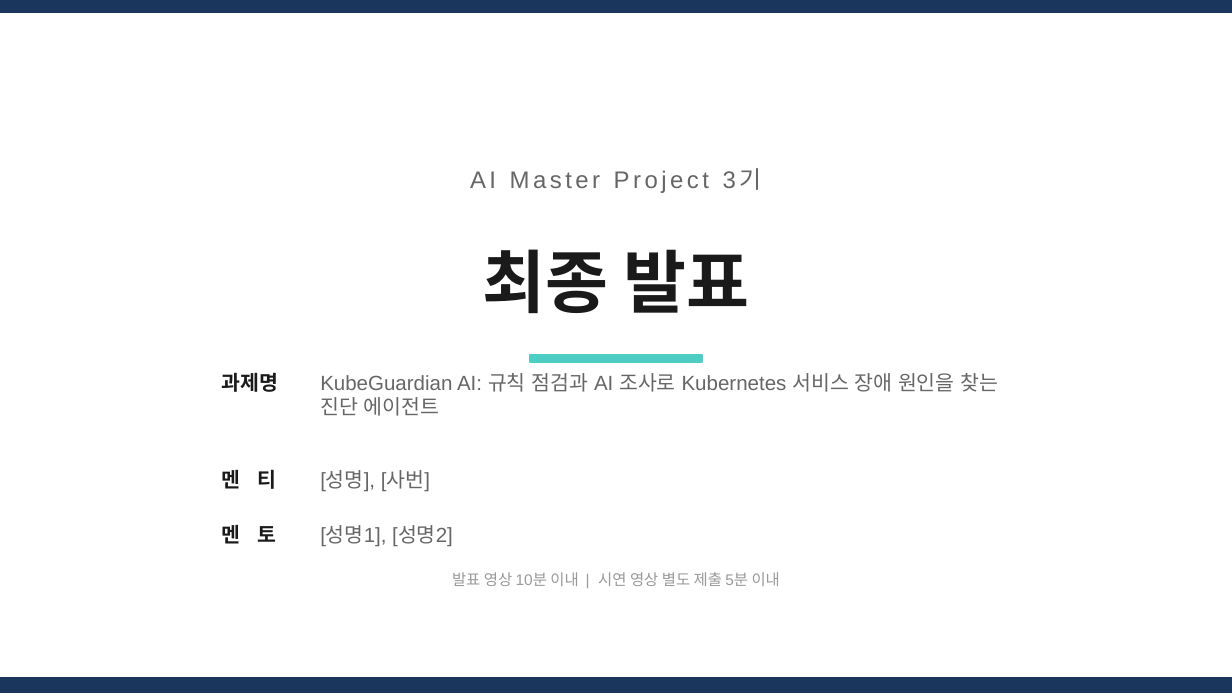
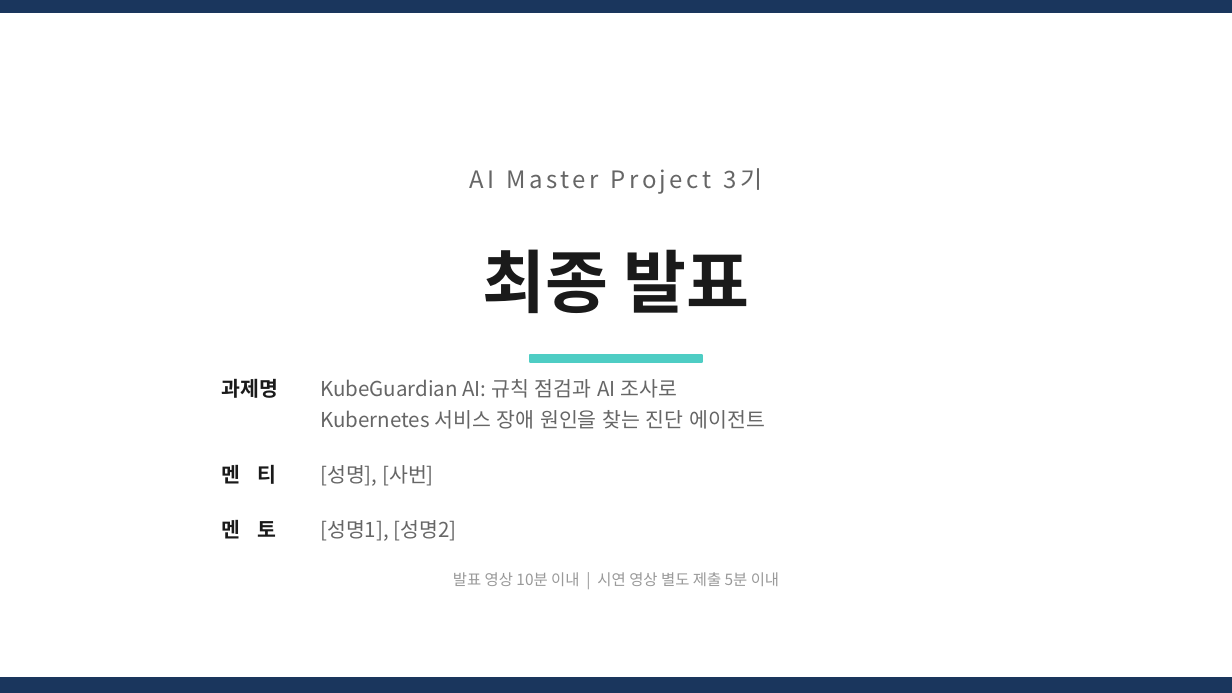
Before and after one commit to skax-jihyeryu/KubeGuardian, a slide deck: slide 1 of docs/산출물/AI_Master_Project_최종발표_멘티명_사번.pptx. Drawn at 1232x693 pixels with LibreOffice and Linux fonts; fonts in the diff are those of the drawing. Boxes give left, top, right and bottom in pixels: in the first picture for what was removed or moved away, otherwise in the second. Text is boxed around its words. In the diff, an @@ line names an element or a change of style, - is before the commit and + after.

Commit message:
docs(deliverables): 시연 대본과 최종 발표 산출물 정리

```diff
--- a/docs/산출물/AI_Master_Project_최종발표_멘티명_사번.pptx
+++ b/docs/산출물/AI_Master_Project_최종발표_멘티명_사번.pptx
@@ text "AI Master Project 3기" at [469, 169, 711, 194]: font Arial to Noto Sans CJK KR @@
@@ text "과제명" at [222, 378, 279, 398]: font Arial to Noto Sans CJK KR; line spacing 1 to 1.25 @@
@@ text "KubeGuardian AI: 규칙 점검과 AI ..." at [320, 379, 764, 429]: font Arial to Noto Sans CJK KR; line spacing 1 to 1.25 @@
@@ font Arial to Noto Sans CJK KR; line spacing 1 to 1.25; vertical alignment middle to top in 4 elements at [222, 465, 277, 484], [222, 520, 277, 539], [320, 465, 434, 486], [320, 520, 457, 541] @@
@@ text "발표 영상 10분 이내 | ..." at [453, 572, 779, 586]: font Arial to Noto Sans CJK KR @@
```
Also in this commit, not shown: 3 other slides changed, 10 other files.
